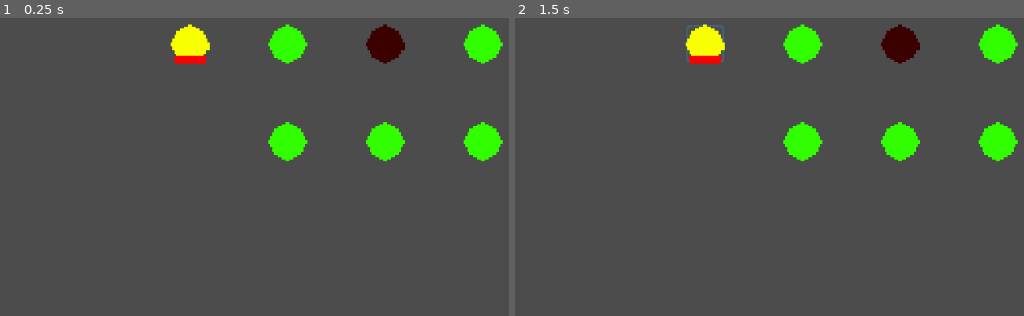
Above: before the commit, frames 1-2 (left to right).
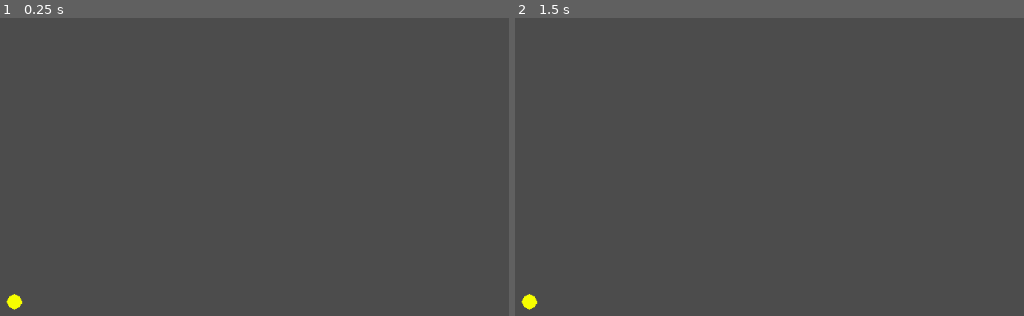
Above: after the commit, the same moments.

Repository: santiagomb17/trueRats
Game: Godot game, scene res://scenes/levels/well_level.tscn
The game is run twice, just before and just after one commit, with the same random seed, the same clock (stepped at 60 frames per second) and the same inputs. Before the commit the project starts from res://scenes/Base Scene.tscn.
Inputs (mouse positions are in pixels of both pictures, inside the frame that each line leads up to):
- Up to frame 1 (0.25 s): no input
- Up to frame 2 (1.5 s): click (703, 44) at 0.52 s; click (703, 44) at 1.27 s

The runs differ from the first frame. In frame 1, 5.1% of the frame differs, in the area x 1-99%, y 2-98%; in frame 2, 5.2%.

Commit message:
started making the well level

Diff:
--- a/Plague Rats/project.godot
+++ b/Plague Rats/project.godot
@@ -16,7 +16,7 @@
 [application]
 
 config/name="Plague Rats"
-run/main_scene="res://scenes/Base Scene.tscn"
+run/main_scene="res://scenes/levels/well_level.tscn"
 config/icon="res://icon.png"
 
 [display]
--- a/Plague Rats/scenes/levels/well_level.tscn
+++ b/Plague Rats/scenes/levels/well_level.tscn
@@ -1,3 +1,21 @@
-[gd_scene format=2]
+[gd_scene load_steps=4 format=2]
+
+[ext_resource path="res://art assets/gradient_background.png" type="Texture" id=1]
+[ext_resource path="res://scenes/nodes/Level Start Node.tscn" type="PackedScene" id=3]
+[ext_resource path="res://scripts/Level Start Node.gd" type="Script" id=4]
 
 [node name="well_level" type="Node2D"]
+
+[node name="Camera2D" type="Camera2D" parent="."]
+position = Vector2( 510, 290 )
+current = true
+
+[node name="gradient_background" type="Sprite" parent="."]
+visible = false
+position = Vector2( 510, 285 )
+scale = Vector2( 52, 29.5 )
+texture = ExtResource( 1 )
+
+[node name="Level Start Node" parent="." instance=ExtResource( 3 )]
+position = Vector2( 50, 450 )
+script = ExtResource( 4 )
--- a/Plague Rats/scenes/nodes/Generic Node.tscn
+++ b/Plague Rats/scenes/nodes/Generic Node.tscn
@@ -5,7 +5,7 @@
 
 [sub_resource type="RectangleShape2D" id=1]
 
-[node name="Area2D" type="Area2D" groups=[
+[node name="Generic Node" type="Area2D" groups=[
 "node",
 ]]
 
--- a/Plague Rats/scenes/nodes/Level Start Node.tscn
+++ b/Plague Rats/scenes/nodes/Level Start Node.tscn
@@ -2,7 +2,6 @@
 
 [ext_resource path="res://art assets/nodes/level_start_texture.png" type="Texture" id=1]
 [ext_resource path="res://scenes/nodes/Generic Node.tscn" type="PackedScene" id=2]
-
 
 [node name="Level Start Node" groups=[
 "start level",
--- a/Plague Rats/scenes/nodes/goal node.tscn
+++ b/Plague Rats/scenes/nodes/goal node.tscn
@@ -3,8 +3,7 @@
 [ext_resource path="res://scenes/nodes/Generic Node.tscn" type="PackedScene" id=4]
 [ext_resource path="res://art assets/nodes/cast_node_texture.png" type="Texture" id=6]
 
-
-[node name="Area2D" groups=[
+[node name="Goal Node" groups=[
 "goal node",
 ] instance=ExtResource( 4 )]
 
--- /dev/null
+++ b/Plague Rats/scripts/Level Start Node.gd
@@ -0,0 +1,10 @@
+extends Area2D
+
+
+# Called when the node enters the scene tree for the first time.
+func _ready():
+	var playerLoad = load("res://scenes/Player.tscn")
+	var playerNode
+	playerNode = playerLoad.instance()
+	get_node("..").add_child(playerNode)
+	playerNode.global_position = self.global_position
--- a/Plague Rats/scripts/Player.gd
+++ b/Plague Rats/scripts/Player.gd
@@ -1,7 +1,6 @@
 extends Area2D
 
-onready var childArray
+
 
 func ready():
-	childArray = get_node("..").get_children()
 	pass
